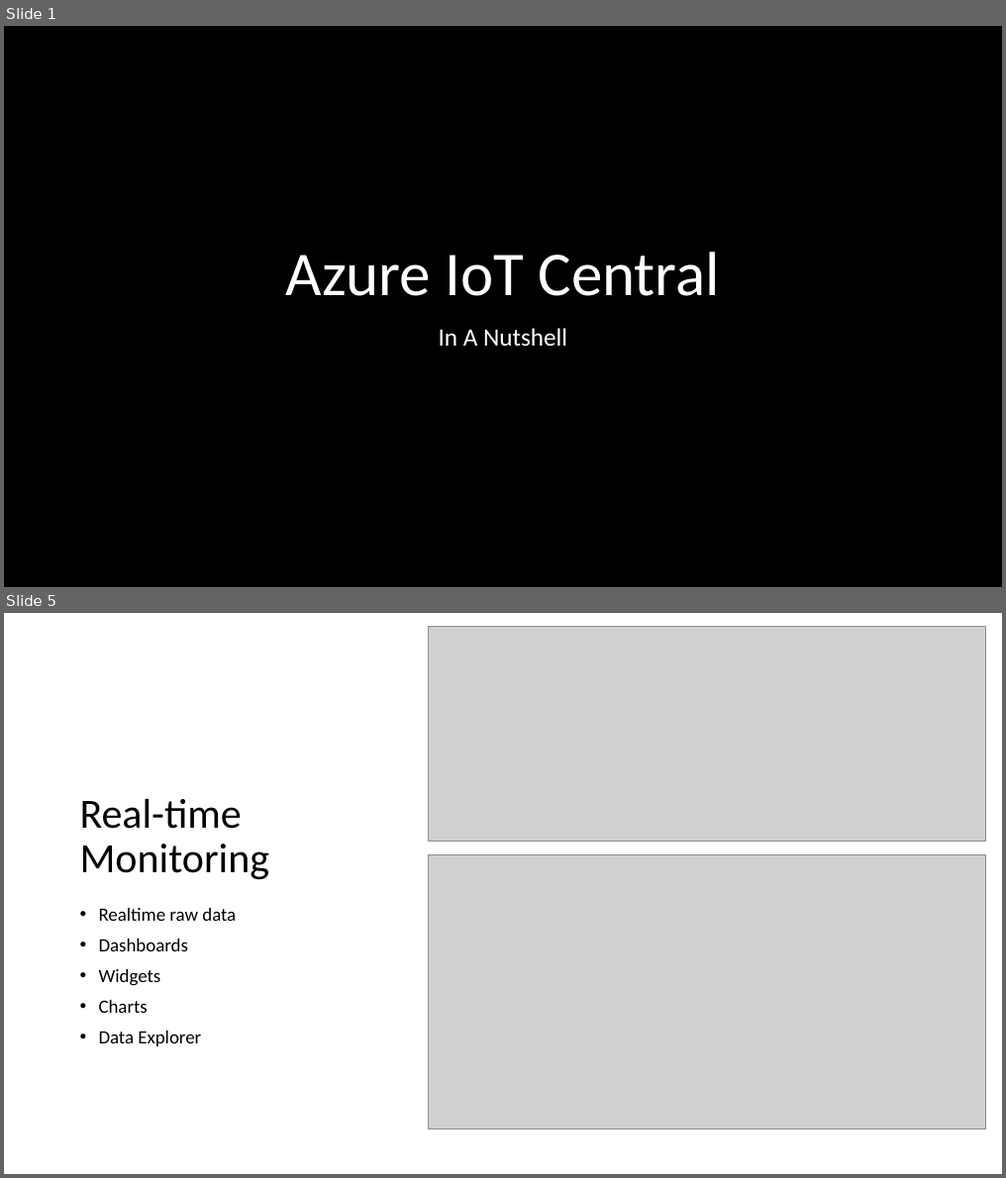
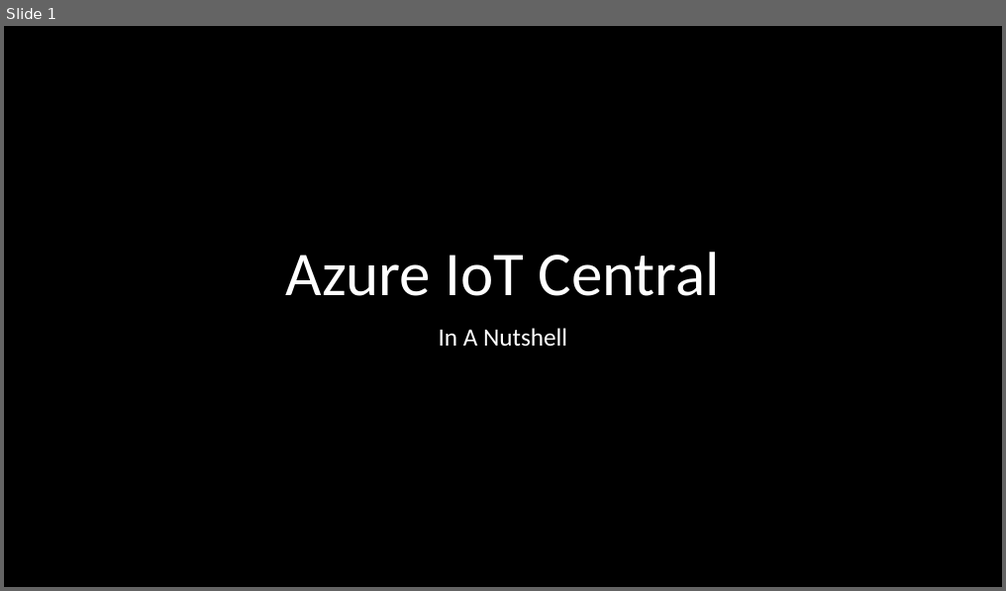
Before and after one commit to thomasgodon/DevCruiseTalk2023, a slide deck: .ppt/Azure Iot Central.pptx. Shown one above the other, each under a label of ours: slides 1 and 5 before the commit, slide 1 after it; the slides between them are not shown. The pictures are 1006x1178 and 1006x591 pixels, drawn with LibreOffice and Linux fonts; fonts in the diff are those of the drawing; grey boxes stand for pictures. Boxes give left, top, right and bottom in pixels: in the first picture for what was removed or moved away, otherwise in the second. Text is boxed around its words. In the diff, an @@ line names an element or a change of style, - is before the commit and + after.

```diff
--- a/.ppt/Azure Iot Central.pptx
+++ b/.ppt/Azure Iot Central.pptx
@@ slide 5 removed at [4, 613, 1002, 1174], background #FFFFFF @@
@@ picture removed at [429, 627, 985, 842] @@
@@ title removed at [80, 799, 269, 880] @@
-Real-time Monitoring
@@ picture removed at [429, 855, 985, 1130] @@
@@ text removed at [99, 908, 236, 1047] @@
-• Realtime raw data
-• Dashboards
-• Widgets
-• Charts
-• Data Explorer
```
Also in this commit, not shown: 2 slides changed, 3 slides added, 8 other slides removed.
